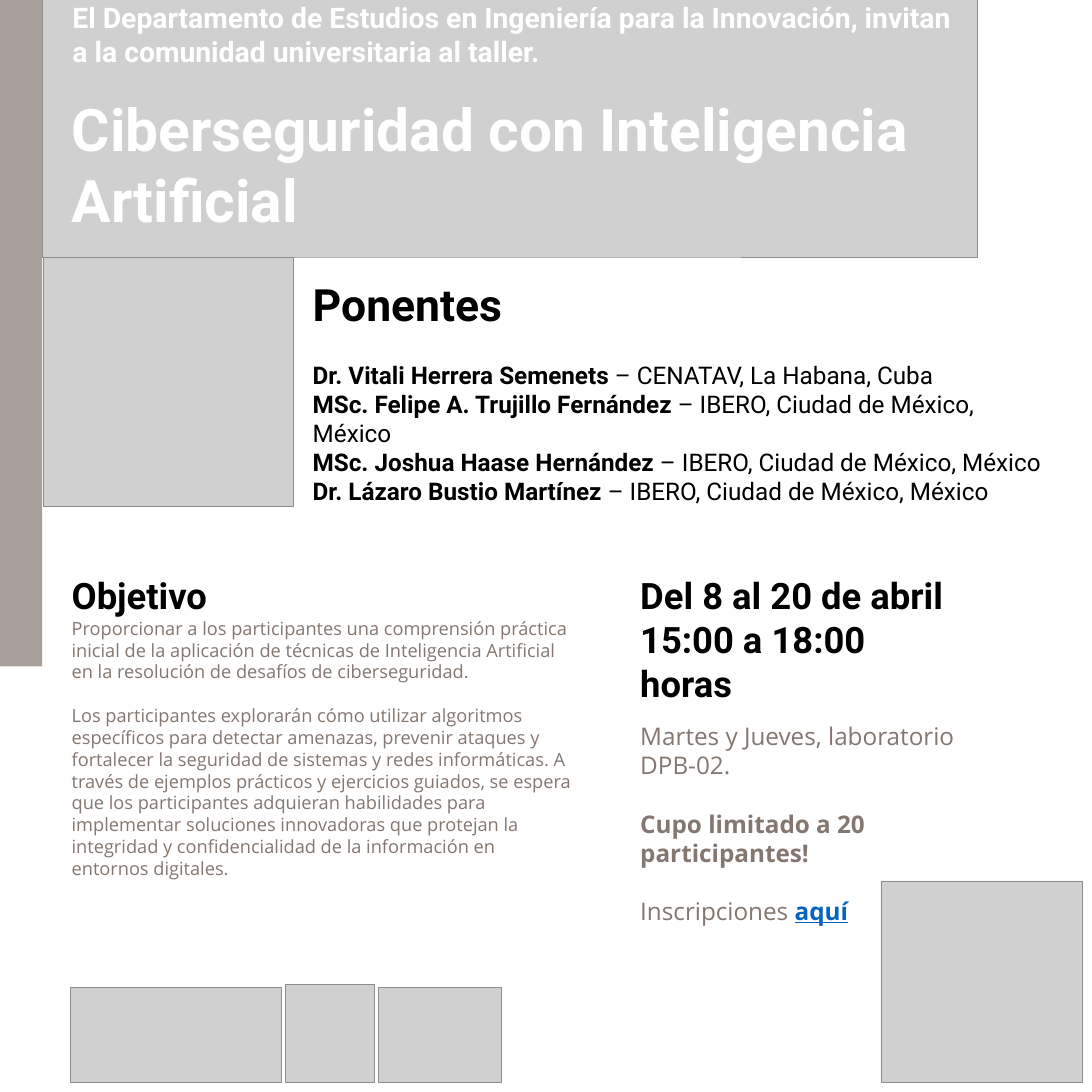
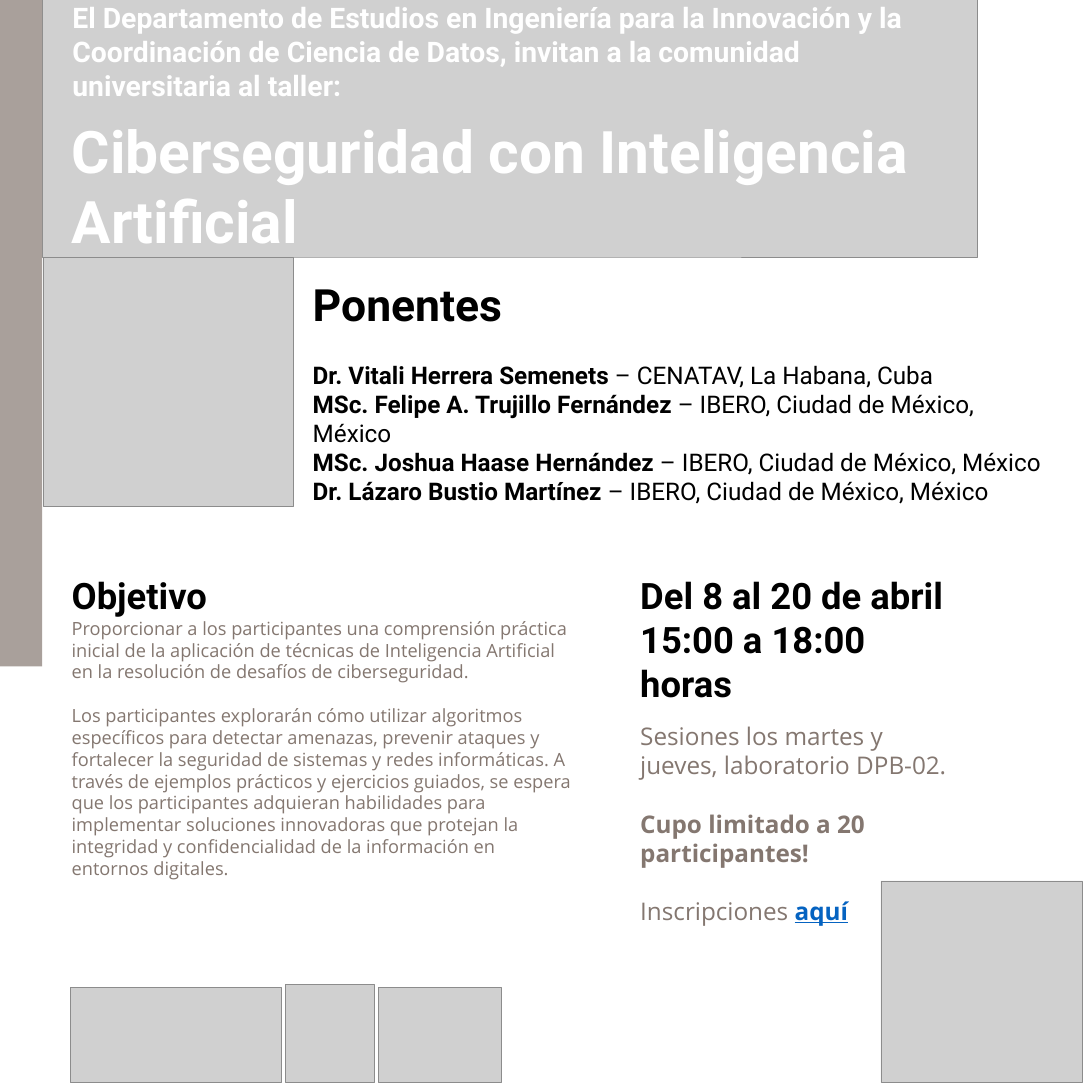
Before and after one commit to lbustio/CSwIA, a slide deck: slide 1 of 01.-Promocionales/Promoción_Taller_Ciberseguridad_con_Inteligencia_Artificial.pptx. Drawn at 1092x1092 pixels with LibreOffice and Linux fonts; fonts in the diff are those of the drawing; grey boxes stand for pictures. Boxes give left, top, right and bottom in pixels: in the first picture for what was removed or moved away, otherwise in the second. Text is boxed around its words. In the diff, an @@ line names an element or a change of style, - is before the commit and + after.

Commit message:
Actualizando la estructura del taller  y los instructores.

```diff
--- a/01.-Promocionales/Promoción_Taller_Ciberseguridad_con_Inteligencia_Artificial.pptx
+++ b/01.-Promocionales/Promoción_Taller_Ciberseguridad_con_Inteligencia_Artificial.pptx
@@ text at [72, 7, 902, 96]: text changed @@
-El Departamento de Estudios en Ingeniería para la Innovación, invitan a la comunidad universitaria al taller.
+El Departamento de Estudios en Ingeniería para la Innovación y la Coordinación de Ciencia de Datos, invitan a la comunidad universitaria al taller:
@@ text "Ciberseguridad con Inteligencia Artificial": place and size @@
-text "Ciberseguridad con Inteligencia Artificial" at [72, 107, 908, 222]
+text "Ciberseguridad con Inteligencia Artificial" at [72, 129, 908, 243]
@@ text at [640, 726, 946, 780]: text changed @@
-Martes y Jueves, laboratorio DPB-02.
+Sesiones los martes y jueves, laboratorio DPB-02.
```
Also in this commit, not shown: 22 other files.
